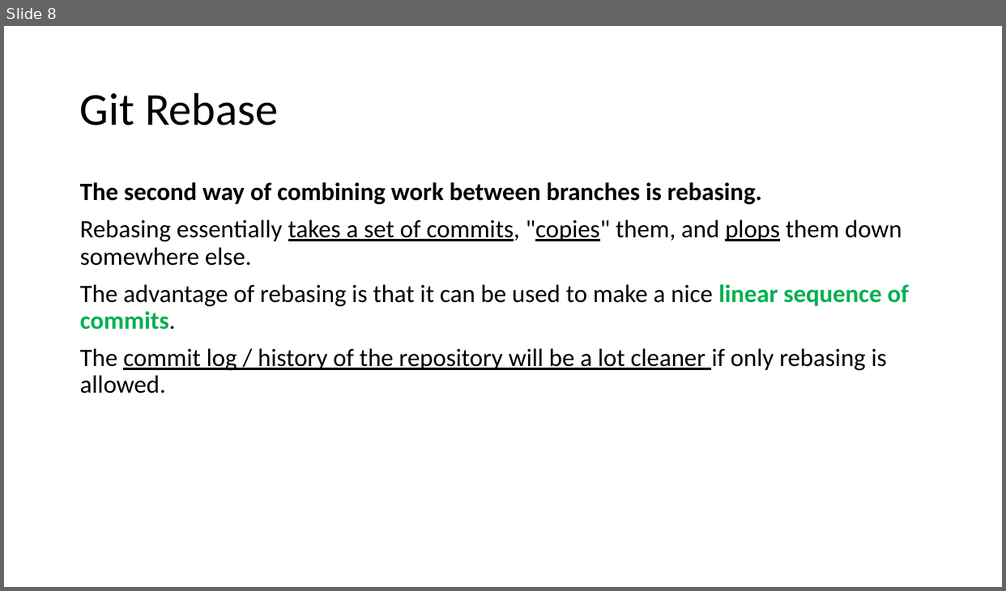
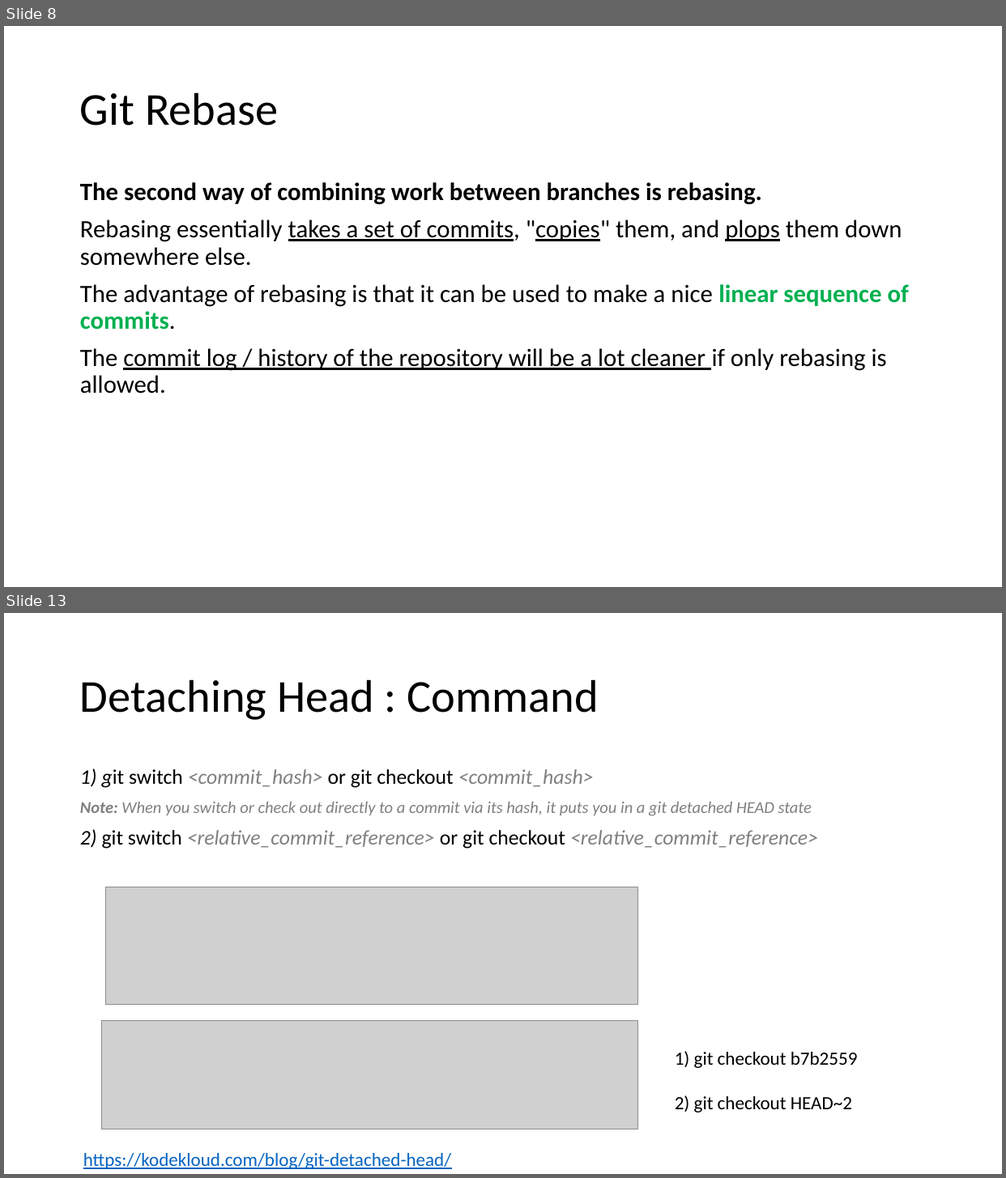
Before and after one commit to fmontazeri/Knowledeg, a slide deck: GitLearning.pptx. Shown one above the other, each under a label of ours: slide 8 before the commit, slides 8 and 13 after it; the slides between them are not shown. The pictures are 1006x591 and 1006x1178 pixels, drawn with LibreOffice and Linux fonts; fonts in the diff are those of the drawing; grey boxes stand for pictures. Boxes give left, top, right and bottom in pixels: in the first picture for what was removed or moved away, otherwise in the second. Text is boxed around its words. In the diff, an @@ line names an element or a change of style, - is before the commit and + after.

Commit message:
GitLearning - rebase - git head - detached head state

```diff
--- a/GitLearning.pptx
+++ b/GitLearning.pptx
@@ slide 13 added at bbox=[4, 613, 1002, 1174], background #FFFFFF @@
@@ title added at bbox=[80, 679, 599, 720], 44 pt, text #000000 @@
+Detaching Head : Command
@@ text added at bbox=[80, 769, 818, 849], 20 pt, text #808080, italic @@
+1) git switch <commit_hash> or git checkout <commit_hash>
+Note: When you switch or check out directly to a commit via its hash, it puts you in a git detached HEAD state
+2) git switch <relative_commit_reference> or git checkout <relative_commit_reference>
@@ picture added at bbox=[106, 887, 638, 1004] @@
@@ picture added at bbox=[101, 1021, 638, 1130] @@
@@ text added at bbox=[675, 1051, 858, 1113], 18 pt, text #000000 @@
+1) git checkout b7b2559
+2) git checkout HEAD~2
@@ text added at bbox=[83, 1153, 452, 1169], 18 pt, text #0563C1, underline @@
+https://kodekloud.com/blog/git-detached-head/
```
Also in this commit, not shown: 5 slides changed, 3 other slides added, 2 slides removed.
